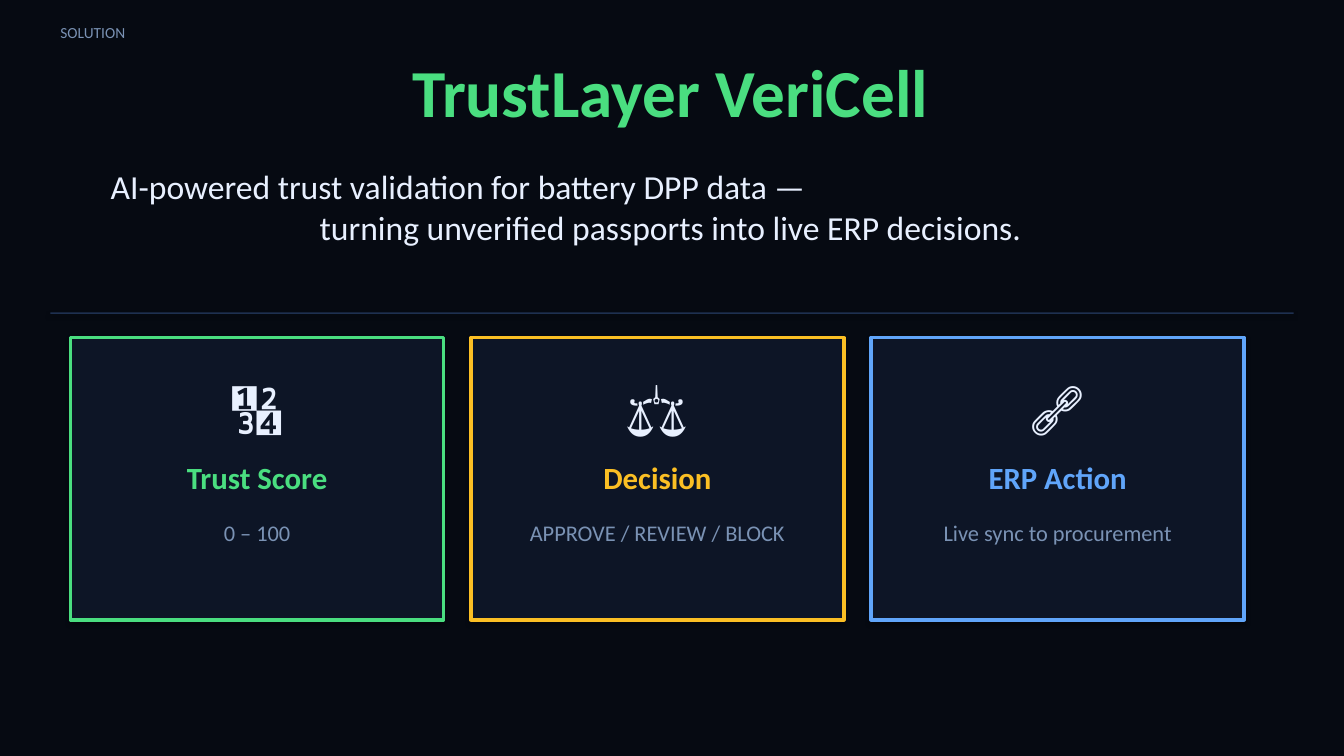
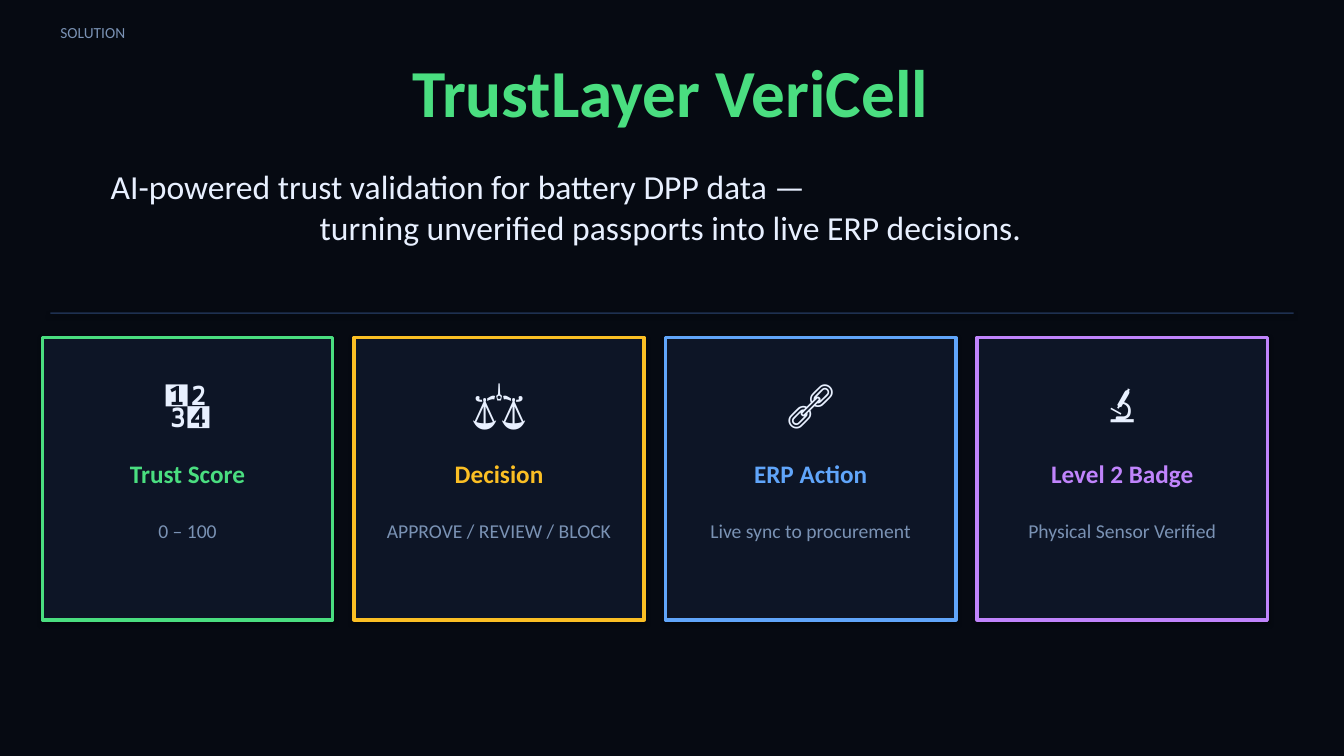
Before and after one commit to nishankvie/battery-dpp, a slide deck: slide 5 of VeriCell_Pitch_Deck.pptx. Drawn at 1344x756 pixels with LibreOffice and Linux fonts; fonts in the diff are those of the drawing. Boxes give left, top, right and bottom in pixels: in the first picture for what was removed or moved away, otherwise in the second. Text is boxed around its words. In the diff, an @@ line names an element or a change of style, - is before the commit and + after.

```diff
--- a/VeriCell_Pitch_Deck.pptx
+++ b/VeriCell_Pitch_Deck.pptx
@@ rectangle: place and size @@
-rectangle at (71, 338, 444, 620)
+rectangle at (42, 338, 333, 620)
@@ rectangle: place and size @@
-rectangle at (471, 338, 844, 620)
+rectangle at (354, 338, 644, 620)
@@ rectangle: place and size @@
-rectangle at (871, 338, 1244, 620)
+rectangle at (665, 338, 956, 620)
@@ rectangle added at (977, 338, 1267, 620), fill #0D1526, outline #C084FC 2.5 pt @@
@@ text "🔢": place and size @@
-text "🔢" at (71, 368, 444, 449)
+text "🔢" at (42, 368, 333, 449)
@@ text "⚖️": place and size @@
-text "⚖️" at (471, 368, 844, 449)
+text "⚖️" at (354, 368, 644, 449)
@@ size 38 to 34 pt in 3 elements at (42, 368, 333, 449), (354, 368, 644, 449), (665, 368, 956, 449) @@
@@ text "🔗": place and size @@
-text "🔗" at (871, 368, 1244, 449)
+text "🔗" at (665, 368, 956, 449)
@@ text added at (977, 368, 1267, 449), 34 pt, text #E8F0FF @@
+🔬
@@ text "Trust Score": place and size @@
-text "Trust Score" at (187, 469, 327, 490)
+text "Trust Score" at (130, 466, 245, 483)
@@ text "Decision": place and size @@
-text "Decision" at (603, 467, 711, 490)
+text "Decision" at (455, 465, 544, 483)
@@ size 22 to 18 pt in 3 elements at (130, 466, 245, 483), (455, 465, 544, 483), (754, 465, 868, 483) @@
@@ text "ERP Action": place and size @@
-text "ERP Action" at (989, 467, 1127, 490)
+text "ERP Action" at (754, 465, 868, 483)
@@ text added at (1051, 465, 1193, 488), 18 pt, text #C084FC, bold @@
+Level 2 Badge
@@ text "0 – 100": place and size @@
-text "0 – 100" at (224, 526, 290, 541)
+text "0 – 100" at (158, 525, 217, 538)
@@ text "APPROVE / REVIEW / BLOCK": place and size @@
-text "APPROVE / REVIEW / BLOCK" at (530, 526, 784, 541)
+text "APPROVE / REVIEW / BLOCK" at (387, 525, 611, 538)
@@ size 16 to 14 pt in 3 elements at (158, 525, 217, 538), (387, 525, 611, 538), (710, 524, 910, 541) @@
@@ text "Live sync to procurement": place and size @@
-text "Live sync to procurement" at (944, 525, 1172, 545)
+text "Live sync to procurement" at (710, 524, 910, 541)
@@ text added at (1028, 524, 1216, 541), 14 pt, text #7A92B4 @@
+Physical Sensor Verified
```
Also in this commit, not shown: 3 other slides changed, 1 slide added, 1 slide removed, 9 other files.
